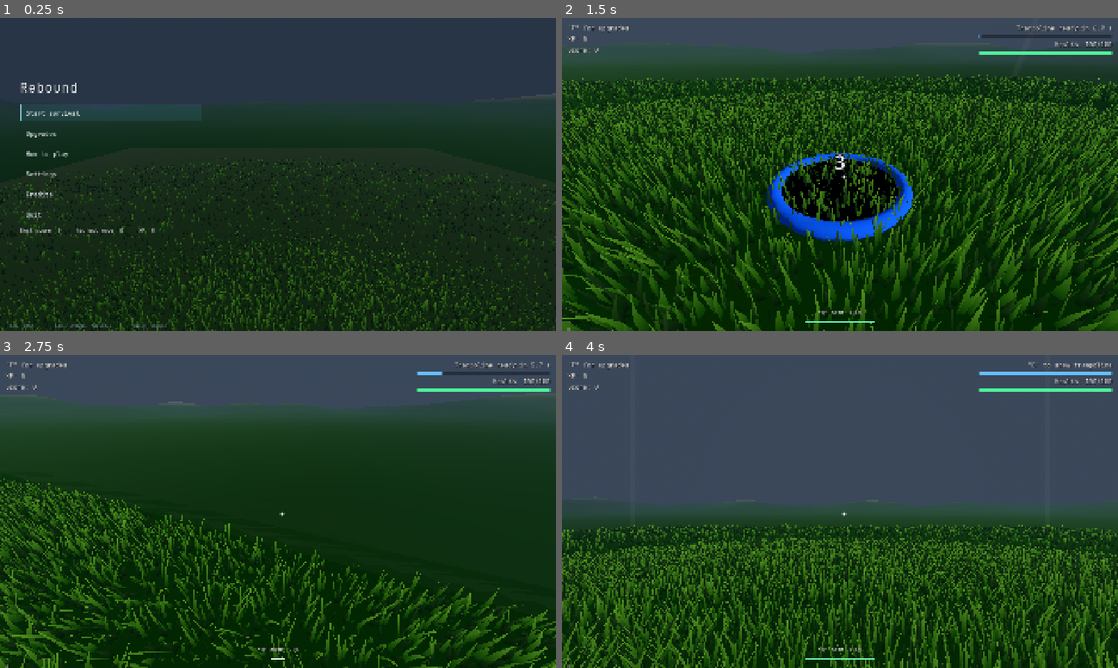
Above: before the commit, frames 1-4 (two rows, left to right).
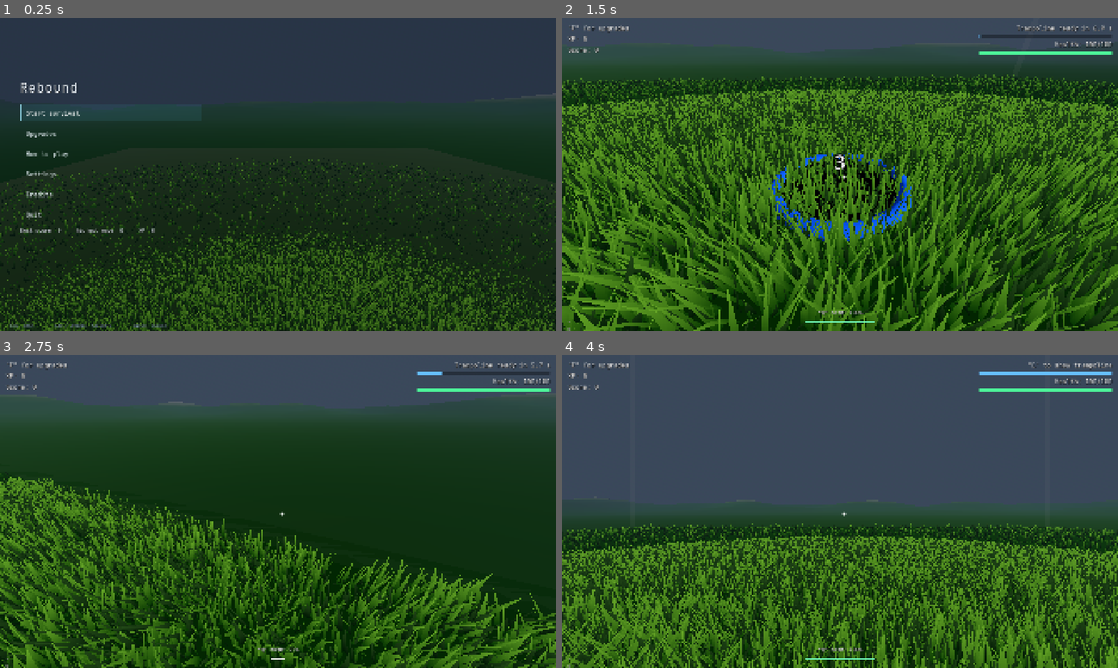
Above: after the commit, the same moments.

Repository: Error403Allowed/Rebound
Game: Godot game, scene res://UI/boot.tscn
Two runs of this game, one before a commit and one after it. Both use one fixed random seed, a clock stepped at 60 frames per second and the inputs below.
Inputs (mouse positions are in pixels of both pictures, inside the frame that each line leads up to):
- Up to frame 1 (0.25 s): no input
- Up to frame 2 (1.5 s): click "Start survival" at 0.5 s; tap Enter at 1.25 s; move the mouse to (867, 174) at 1.27 s; hold W from 1.28 s (still down); tap E at 1.35 s; click (867, 174) at 1.42 s
- Up to frame 3 (2.75 s): keep holding W; tap Space at 1.52, 2.27 s; move the mouse to (250, 511) at 2.02 s; tap Q at 2.1 s; click (250, 511) at 2.17 s
- Up to frame 4 (4 s): move the mouse to (851, 505) at 2.77 s; tap R at 2.85 s; click (851, 505) at 2.92 s; release W at 3.5 s; click "OK" at 3.5 s

The runs differ from the first frame. In frame 1, 14% of the frame differs, in the area x 0-100%, y 44-100%; in frame 2, 52%, in the area x 0-100%, y 18-100%; in frame 3, 24%; in frame 4, 28%.

Commit message:
Add low-health feedback and improve grass

Diff:
--- a/Scenes/grass.gd
+++ b/Scenes/grass.gd
@@ -7,10 +7,10 @@
 @export var edge_margin := 0.3
 
 @export_group("Near layer (detailed)")
-@export var near_spacing := 0.35
+@export var near_spacing := 0.28
 @export var near_fade_start := 14.0
 @export var near_fade_end := 22.0
-@export var near_blades := 7
+@export var near_blades := 9
 
 @export_group("Far layer (cheap)")
 @export var far_spacing := 0.9
@@ -18,12 +18,12 @@
 @export var far_grow_end := 22.0
 @export var far_fade_start := 40.0
 @export var far_fade_end := 50.0
-@export var far_blades := 4
+@export var far_blades := 5
 
 
 func _ready() -> void:
-	var near_mesh := make_tuft(near_blades, 0.25, 0.3, 0.6, 0.03, 0.05, true)
-	var far_mesh := make_tuft(far_blades, 0.5, 0.3, 0.6, 0.05, 0.08, false)
+	var near_mesh := make_tuft(near_blades, 0.3, 0.35, 0.75, 0.025, 0.055, true)
+	var far_mesh := make_tuft(far_blades, 0.55, 0.3, 0.65, 0.04, 0.08, false)
 
 	# each layer gets its own copy of the material with its own fade distances
 	var near_mat := grass_material.duplicate() as ShaderMaterial
@@ -100,7 +100,8 @@
 		var base := Vector3(cos(a), 0.0, sin(a)) * spread * sqrt(randf())
 		var h := randf_range(hmin, hmax)
 		var w := randf_range(wmin, wmax)
-		var rot := Basis(Vector3.UP, randf() * TAU) * Basis(Vector3.RIGHT, randf_range(0.0, 0.35))
+		var curve := randf_range(-0.22, 0.22)
+		var rot := Basis(Vector3.UP, randf() * TAU) * Basis(Vector3.RIGHT, randf_range(0.0, 0.45))
 
 		var verts: Array[Vector3]
 		if two_segments:
--- a/Scenes/player.gd
+++ b/Scenes/player.gd
@@ -44,6 +44,7 @@
 @onready var camera: Camera3D = $Head/Camera3D
 
 const TRAMP_HEIGHT := 0.3
+const SCREEN_EFFECTS = preload("res://Scenes/player_screen_effects.gd")
 const TRAMP_COLOR := Color(0.1, 0.4, 1.0)         # blue rim
 const TRAMP_MAT_COLOR := Color(0.03, 0.03, 0.04)  # black mat
 const RIM_THICKNESS := 0.3                        # width of the blue rim
@@ -82,6 +83,7 @@
 var preview_mat: StandardMaterial3D
 var hud: Label
 var crosshair: Label
+var screen_effects: CanvasLayer
 
 
 func _ready() -> void:
@@ -95,6 +97,7 @@
 	rebound_increment = Progression.upgraded_rebound_increment()
 	health = max_health
 	base_fov = camera.fov
+	_on_health_changed(health)
 	Input.mouse_mode = Input.MOUSE_MODE_CAPTURED
 
 	# fill the stand-in lists (three identical entries, matching the old three tiers)
@@ -129,6 +132,21 @@
 	cross.set_anchors_and_offsets_preset(Control.PRESET_CENTER)
 	layer.add_child(cross)
 	add_child(layer)
+	screen_effects = SCREEN_EFFECTS.new()
+	add_child(screen_effects)
+	health_changed.connect(_on_health_changed)
+	died.connect(_on_died)
+
+
+func _on_health_changed(current: int) -> void:
+	if is_instance_valid(screen_effects):
+		screen_effects.update_health(float(current) / maxf(1.0, float(max_health)))
+
+
+func _on_died() -> void:
+	if is_instance_valid(screen_effects):
+		var tween := create_tween()
+		tween.tween_method(screen_effects.update_dead, 0.0, 1.0, 0.55)
 
 
 # built once and shared by every trampoline, so extra trampolines cost almost nothing
--- /dev/null
+++ b/Scenes/player_screen_effects.gd
@@ -0,0 +1,68 @@
+extends CanvasLayer
+
+var health_ratio := 1.0
+var dead := false
+var vignette: ColorRect
+var pulse: ColorRect
+var distortion: ColorRect
+var material: ShaderMaterial
+
+func _ready() -> void:
+	layer = 20
+	material = ShaderMaterial.new()
+	var shader := Shader.new()
+	shader.code = """
+shader_type canvas_item;
+uniform float health_ratio : hint_range(0.0, 1.0) = 1.0;
+uniform float pulse : hint_range(0.0, 1.0) = 0.0;
+uniform float dead_amount : hint_range(0.0, 1.0) = 0.0;
+uniform float distortion_strength : hint_range(0.0, 1.0) = 0.0;
+uniform float time = 0.0;
+uniform sampler2D screen_texture : hint_screen_texture, filter_linear_mipmap;
+void fragment() {
+	vec2 uv = SCREEN_UV;
+	vec2 centre = uv - vec2(0.5);
+	float radius = length(centre) * 2.0;
+	float wobble = sin(time * 9.0 + radius * 16.0) * 0.0016;
+	uv += normalize(centre + vec2(0.0001)) * wobble * distortion_strength;
+	vec3 colour = texture(screen_texture, uv).rgb;
+	float edge = smoothstep(0.45, 1.15, radius);
+	float low = 1.0 - health_ratio;
+	float vignette = edge * (0.22 * low + 0.55 * dead_amount);
+	colour = mix(colour, vec3(0.55, 0.03, 0.03), clamp(vignette, 0.0, 1.0));
+	float desaturate = clamp(0.22 * low + 0.75 * dead_amount, 0.0, 1.0);
+	float grey = dot(colour, vec3(0.299, 0.587, 0.114));
+	colour = mix(colour, vec3(grey), desaturate);
+	colour *= 1.0 - 0.22 * dead_amount - 0.07 * pulse * low;
+	COLOR = vec4(colour, 1.0);
+}
+"""
+	material.shader = shader
+	var rect := ColorRect.new()
+	rect.set_anchors_and_offsets_preset(Control.PRESET_FULL_RECT)
+	rect.mouse_filter = Control.MOUSE_FILTER_IGNORE
+	rect.material = material
+	add_child(rect)
+
+func update_health(ratio: float) -> void:
+	health_ratio = clampf(ratio, 0.0, 1.0)
+	material.set_shader_parameter("health_ratio", health_ratio)
+
+func update_dead(amount: float) -> void:
+	dead = amount >= 0.99
+	material.set_shader_parameter("dead_amount", clampf(amount, 0.0, 1.0))
+
+func _process(delta: float) -> void:
+	if bool(SettingsManager.get_value("reduced_motion")) or bool(SettingsManager.get_value("reduced_flashing")):
+		material.set_shader_parameter("distortion_strength", 0.0)
+		material.set_shader_parameter("pulse", 0.0)
+		return
+	var low := 1.0 - health_ratio
+	var beat := 0.0
+	if health_ratio < 0.35:
+		var cycle := fmod(Time.get_ticks_msec() * 0.001, maxf(0.35, health_ratio * 1.7))
+		beat = 1.0 - absf(cycle / maxf(0.35, health_ratio * 1.7) * 2.0 - 1.0)
+		beat = pow(beat, 3.0)
+	material.set_shader_parameter("time", Time.get_ticks_msec() * 0.001)
+	material.set_shader_parameter("pulse", beat)
+	material.set_shader_parameter("distortion_strength", clampf(low * 0.7 + float(dead) * 0.3, 0.0, 1.0))
--- a/Textures/grass.gdshader
+++ b/Textures/grass.gdshader
@@ -1,12 +1,12 @@
 shader_type spatial;
 render_mode cull_disabled, specular_disabled, diffuse_lambert;
 
-uniform vec3 color_base : source_color = vec3(0.10, 0.30, 0.06);
-uniform vec3 color_tip  : source_color = vec3(0.50, 0.78, 0.22);
+uniform vec3 color_base : source_color = vec3(0.09, 0.28, 0.06);
+uniform vec3 color_tip  : source_color = vec3(0.58, 0.83, 0.25);
 uniform float blade_height = 0.6;
-uniform float wind_strength = 0.25;
+uniform float wind_strength = 0.35;
 uniform float wind_speed = 1.5;
-uniform float wind_scale = 0.3;
+uniform float wind_scale = 0.45;
 
 // distance fade, set per layer from the Grass script
 uniform float grow_start = -1.0;   // blades grow in between grow_start and grow_end
@@ -15,6 +15,7 @@
 uniform float fade_end = 22.0;
 
 varying float v_height;
+varying vec3 v_world;
 
 void vertex() {
     v_height = clamp(VERTEX.y / blade_height, 0.0, 1.0);
